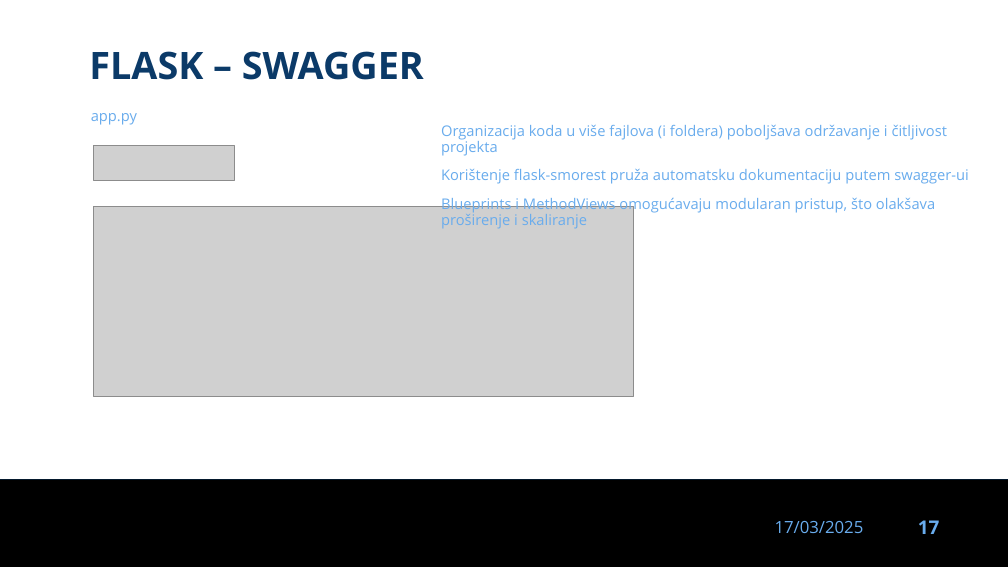
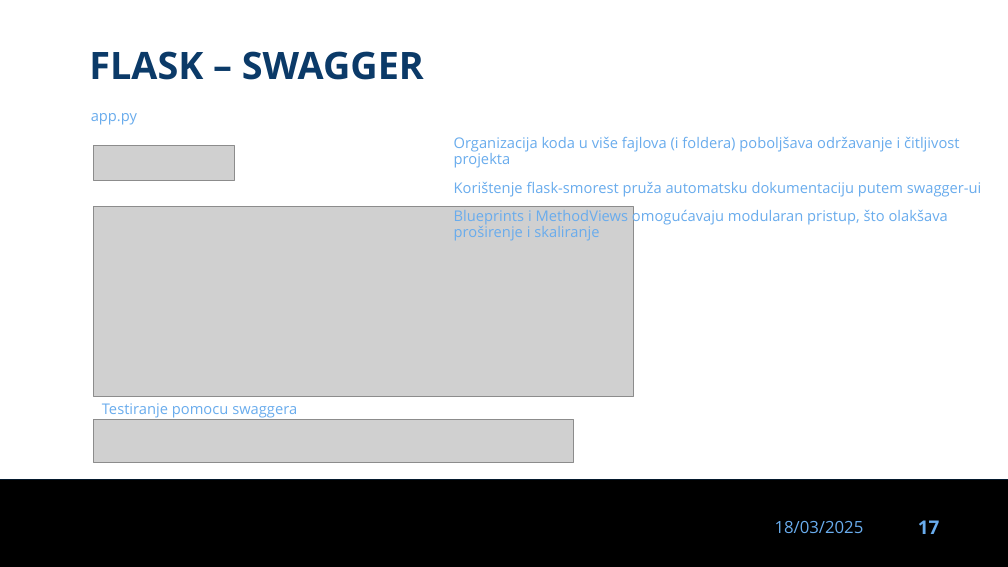
Before and after one commit to dinoDuvnjak/CTK, a slide deck: slide 17 of Bootcamp/flask/flask.pptx. Drawn at 1008x567 pixels with LibreOffice and Linux fonts; fonts in the diff are those of the drawing; grey boxes stand for pictures; background and template pictures are left out. Boxes give left, top, right and bottom in pixels: in the first picture for what was removed or moved away, otherwise in the second. Text is boxed around its words. In the diff, an @@ line names an element or a change of style, - is before the commit and + after.

Commit message:
flask auth

```diff
--- a/Bootcamp/flask/flask.pptx
+++ b/Bootcamp/flask/flask.pptx
@@ text "Organizacija koda u više fajlova ...": place and size @@
-text "Organizacija koda u više fajlova ..." at bbox=[441, 125, 969, 229]
+text "Organizacija koda u više fajlova ..." at bbox=[454, 137, 982, 241]
@@ text added at bbox=[102, 403, 297, 418], 14 pt, text #69ACED @@
+Testiranje pomocu swaggera
@@ picture added at bbox=[93, 420, 573, 463] @@
@@ text at bbox=[775, 521, 864, 533]: text changed @@
-17/03/2025
+18/03/2025
```
Also in this commit, not shown: 18 other slides changed, 5 slides added, 13 other files.
